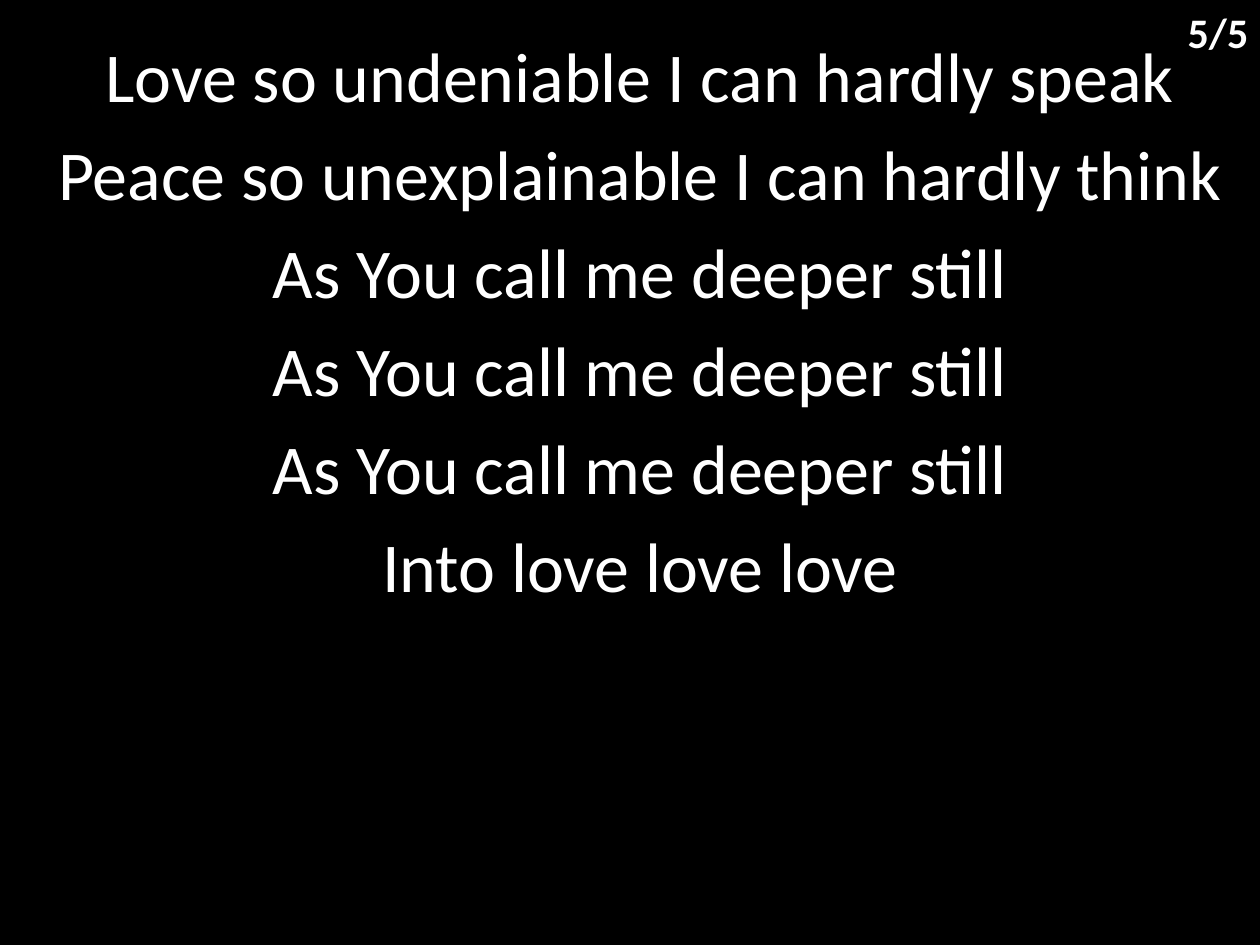
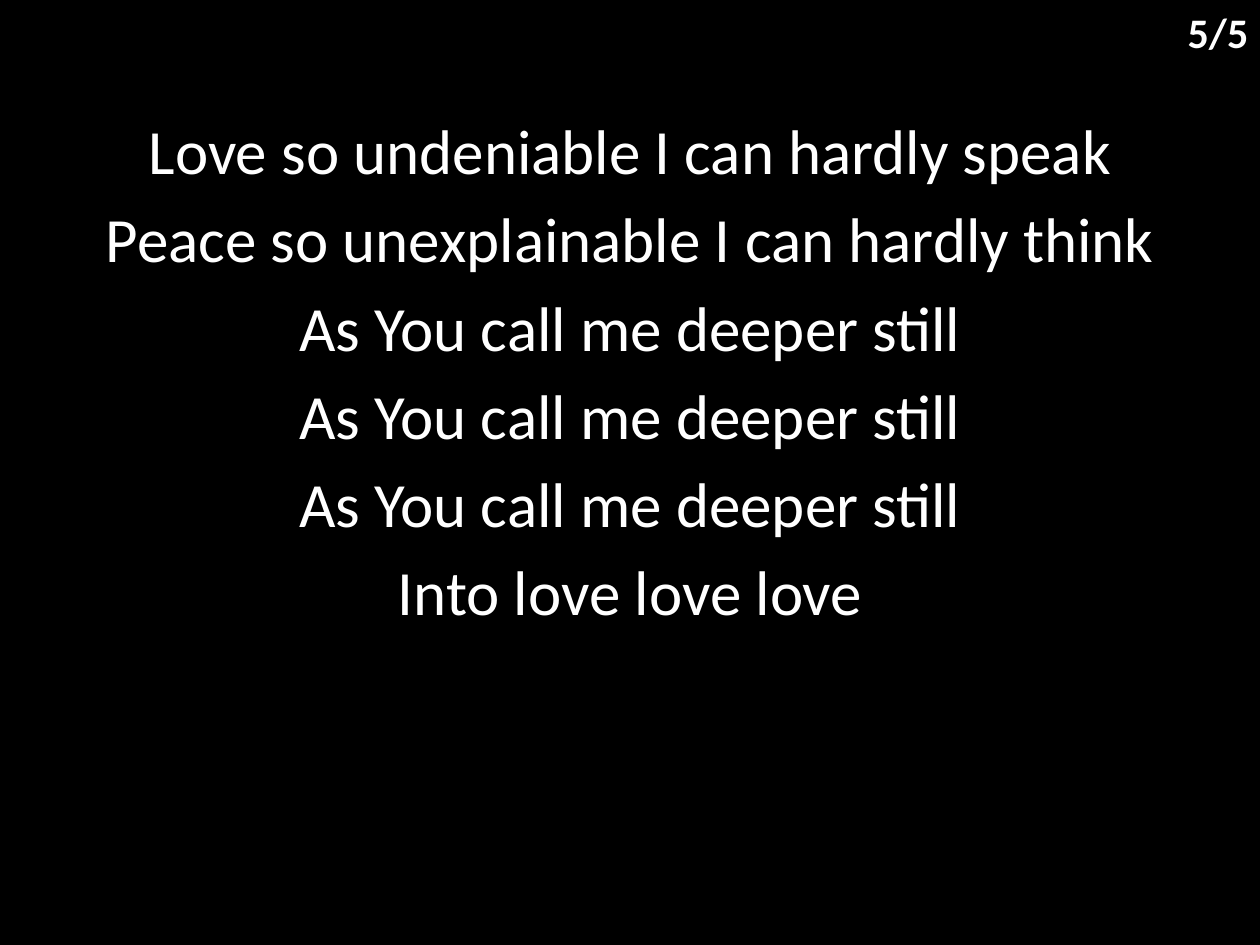
Before and after one commit to hoo-are-ya/worship, a slide deck: slide 6 of docs/songs/good good father.pptx. Drawn at 1260x945 pixels with LibreOffice and Linux fonts; fonts in the diff are those of the drawing. Boxes give left, top, right and bottom in pixels: in the first picture for what was removed or moved away, otherwise in the second. Text is boxed around its words. In the diff, an @@ line names an element or a change of style, - is before the commit and + after.

```diff
--- a/docs/songs/good good father.pptx
+++ b/docs/songs/good good father.pptx
@@ subtitle "Love so undeniable I can ...": place and size @@
-subtitle "Love so undeniable I can ..." at (58,53,1221,593)
+subtitle "Love so undeniable I can ..." at (106,130,1153,616)
@@ subtitle "Love so undeniable I can ..." at (106,130,1153,616): size 40 to 36 pt @@
```
Also in this commit, not shown: 4 other slides changed, 2 other files.
